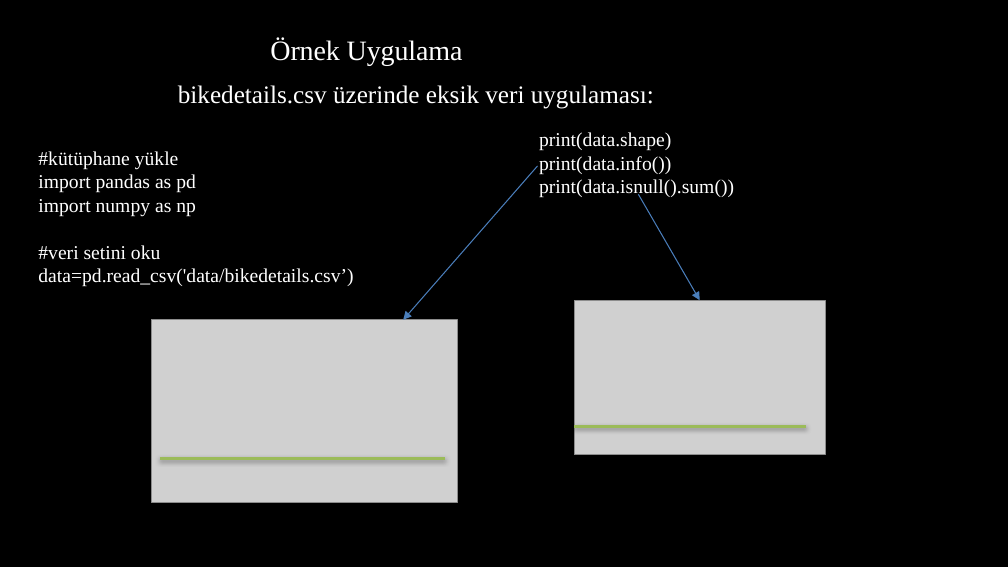
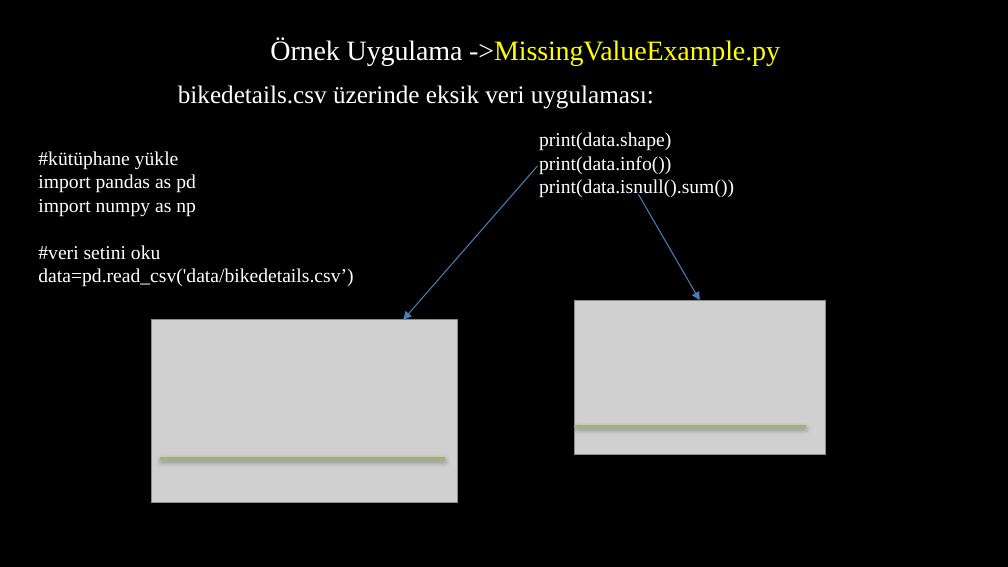
Before and after one commit to akaraci/Makine-Ogrenmesi, a slide deck: slide 19 of Sunular/MÖT-Hafta-2.pptx (slide 15 before the commit). Drawn at 1008x567 pixels with LibreOffice and Linux fonts; fonts in the diff are those of the drawing; grey boxes stand for pictures. Boxes give left, top, right and bottom in pixels: in the first picture for what was removed or moved away, otherwise in the second. Text is boxed around its words. In the diff, an @@ line names an element or a change of style, - is before the commit and + after.

```diff
--- a/Sunular/MÖT-Hafta-2.pptx
+++ b/Sunular/MÖT-Hafta-2.pptx
@@ title at [270,39,780,66]: text changed; text colour #FFFFFF to #FFFF00 @@
-Örnek Uygulama
+Örnek Uygulama ->MissingValueExample.py
```
Also in this commit, not shown: 8 other slides changed, 8 slides added, 2 slides removed.
